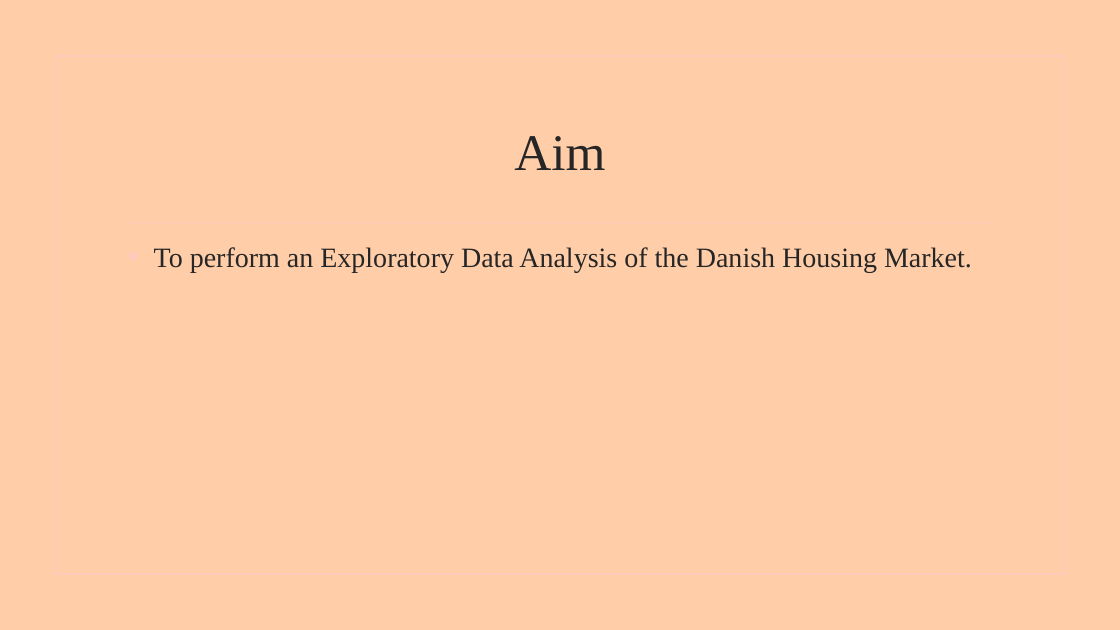
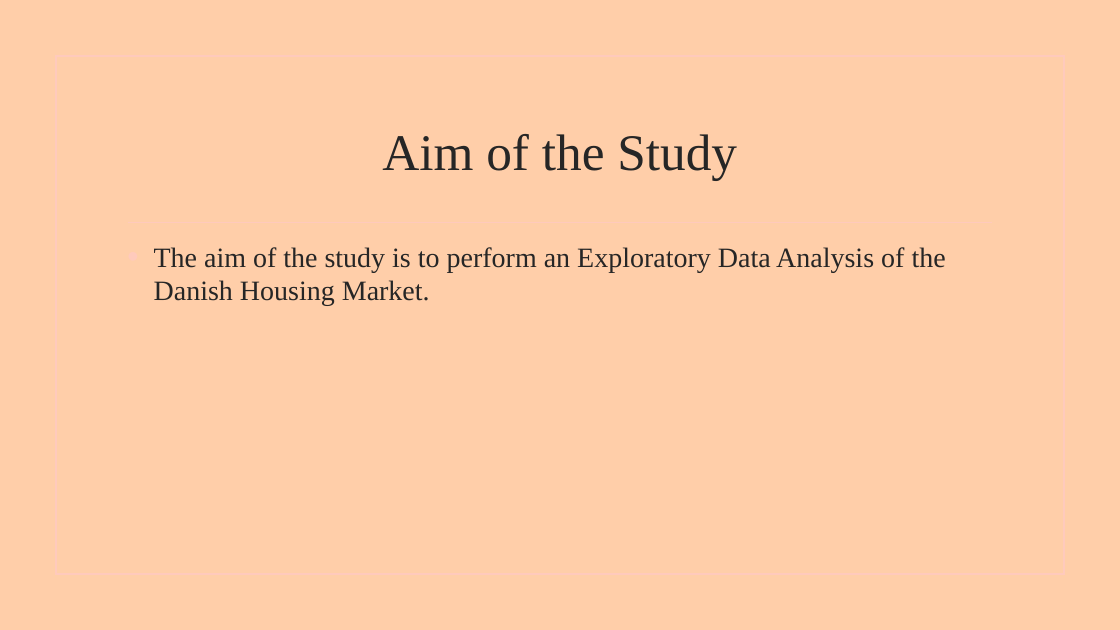
Before and after one commit to Ayomikun721/EXPLORATORY-DATA-ANALYSIS, a slide deck: slide 6 of AYOMIKUN EDA.pptx. Drawn at 1120x630 pixels with LibreOffice and Linux fonts; fonts in the diff are those of the drawing; background and template pictures are left out. Boxes give left, top, right and bottom in pixels: in the first picture for what was removed or moved away, otherwise in the second. Text is boxed around its words. In the diff, an @@ line names an element or a change of style, - is before the commit and + after.

```diff
--- a/AYOMIKUN EDA.pptx
+++ b/AYOMIKUN EDA.pptx
@@ title at (x1=382, y1=134, x2=737, y2=181): text changed @@
-Aim
+Aim of the Study
@@ text at (x1=154, y1=247, x2=946, y2=306): text changed @@
-• To perform an Exploratory Data Analysis of the Danish Housing Market.
+• The aim of the study is to perform an Exploratory Data Analysis of the Danish Housing Market.
```
Also in this commit, not shown: 5 other slides changed, 1 slide added, 2 other files.
